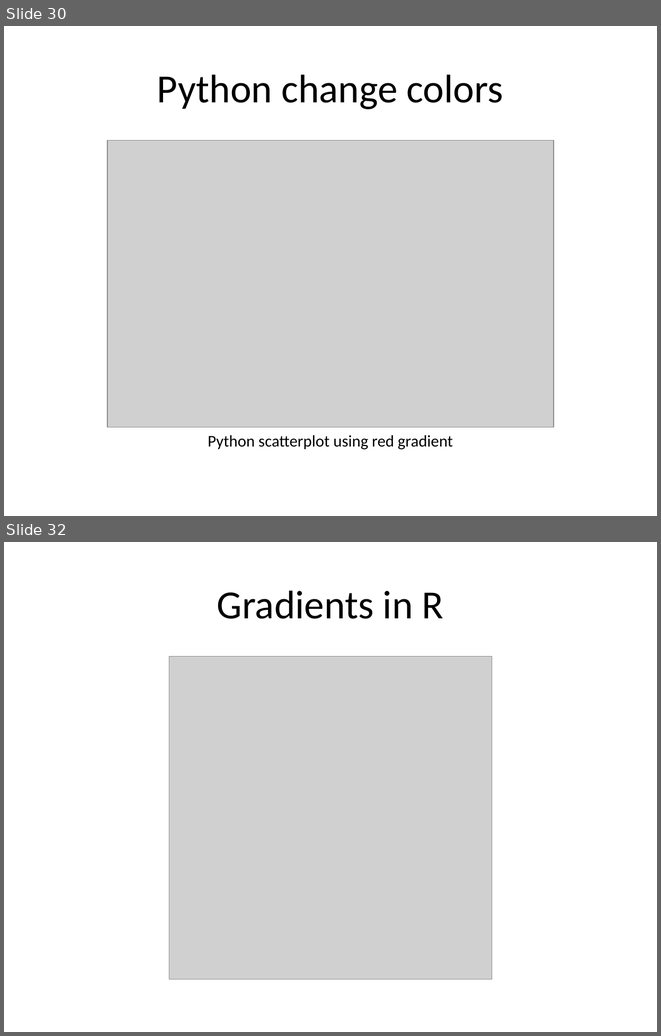
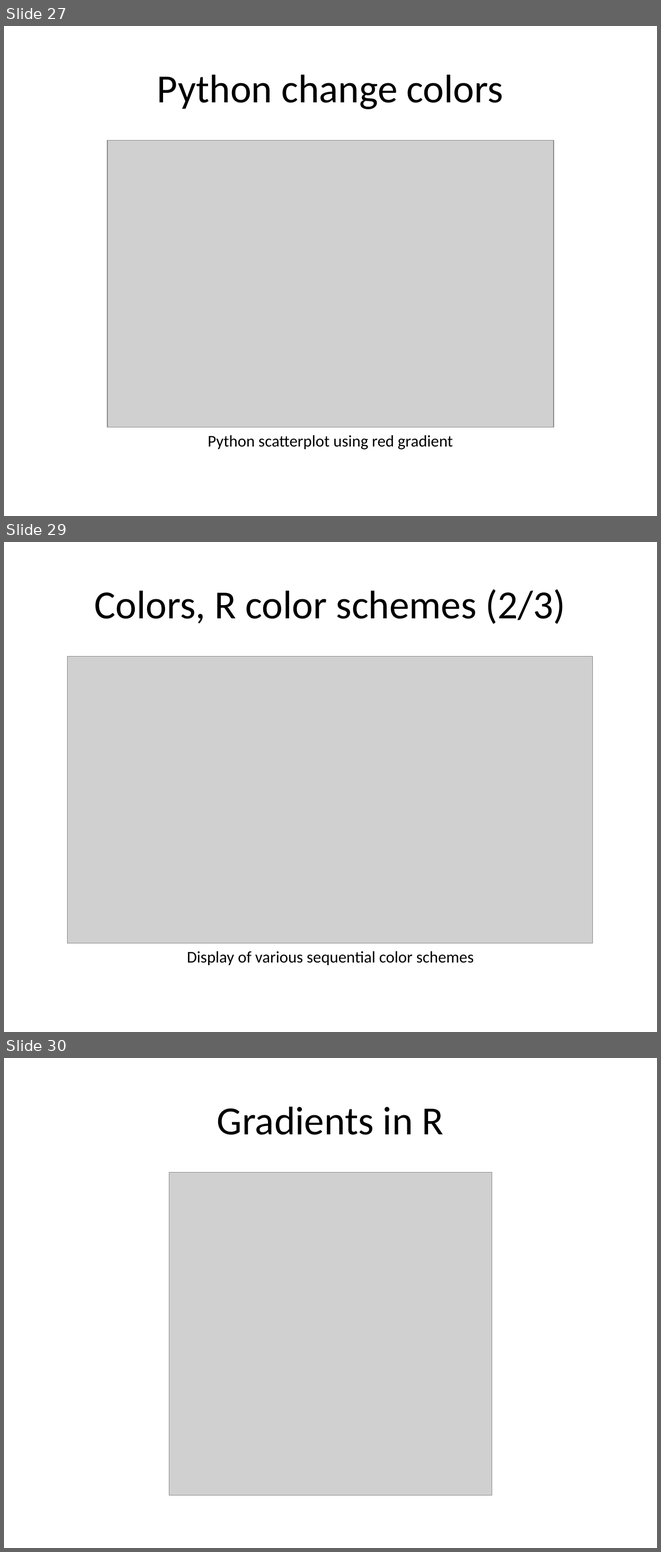
Before and after one commit to pmean/data-visualization, a slide deck: data-viz-02/component/tutorial-colors.pptx. Shown one above the other, each under a label of ours: slides 30 and 32 before the commit, slides 27, 29 and 30 after it; the slides between them are not shown. The pictures are 661x1036 and 661x1552 pixels, drawn with LibreOffice and Linux fonts; fonts in the diff are those of the drawing; grey boxes stand for pictures. Boxes give left, top, right and bottom in pixels: in the first picture for what was removed or moved away, otherwise in the second. Text is boxed around its words. In the diff, an @@ line names an element or a change of style, - is before the commit and + after.

```diff
--- a/data-viz-02/component/tutorial-colors.pptx
+++ b/data-viz-02/component/tutorial-colors.pptx
@@ slide 29 added at [4, 542, 657, 1032], background #FFFFFF @@
@@ title added at [95, 589, 566, 624], 44 pt, text #000000 @@
+Colors, R color schemes (2/3)
@@ picture added at [68, 656, 592, 943] @@
@@ text added at [187, 951, 474, 965], 18 pt, text #000000 @@
+Display of various sequential color schemes
@@ what was slide 30 is now slide 27 @@
@@ what was slide 32 is now slide 30 @@
```
Also in this commit, not shown: 1 slide changed, 1 other slide added, 4 slides removed, 14 other files.
